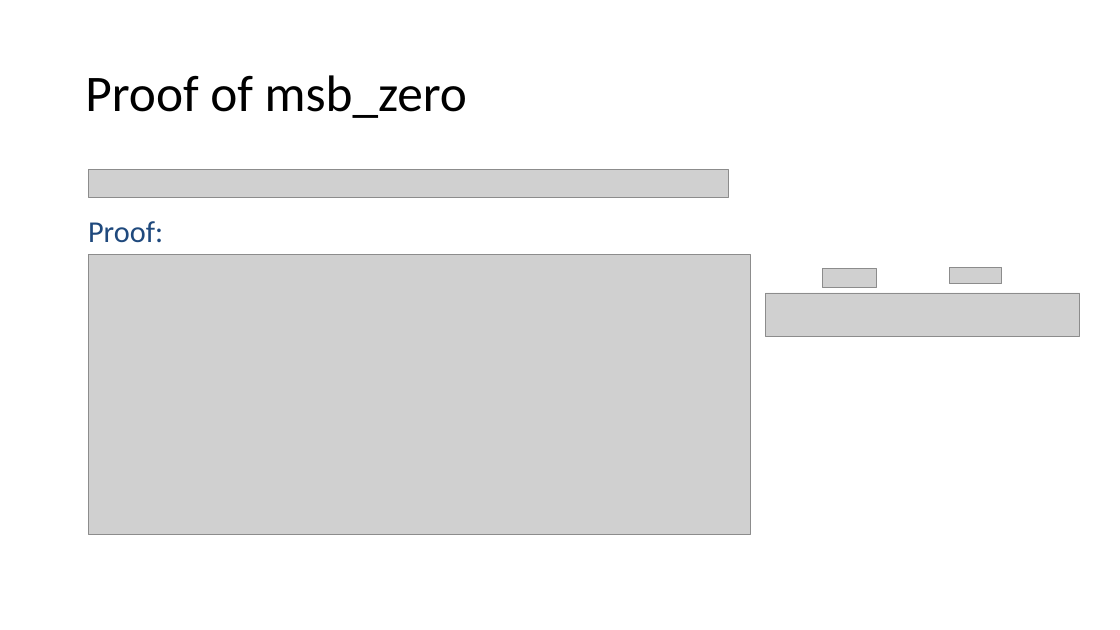
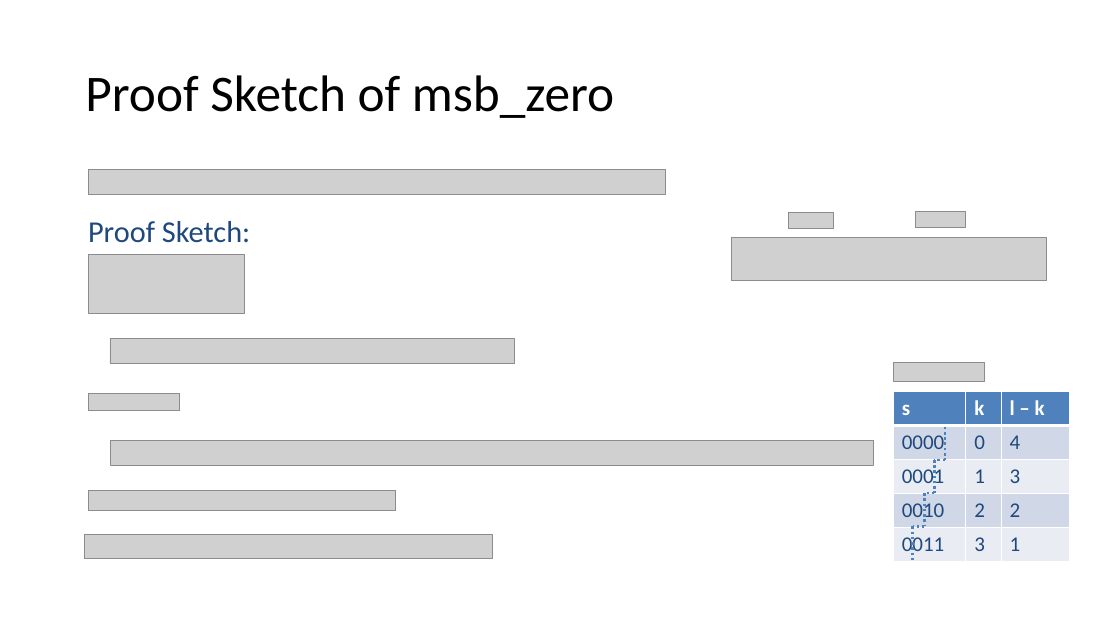
Before and after one commit to arjunvish/pxtp2019presentation, a slide deck: slide 20 of Presentation.pptx (slide 15 before the commit). Drawn at 1120x630 pixels with LibreOffice and Linux fonts; fonts in the diff are those of the drawing; grey boxes stand for pictures; background and template pictures are left out. Boxes give left, top, right and bottom in pixels: in the first picture for what was removed or moved away, otherwise in the second. Text is boxed around its words. In the diff, an @@ line names an element or a change of style, - is before the commit and + after.

```diff
--- a/Presentation.pptx
+++ b/Presentation.pptx
@@ title at [85, 75, 614, 118]: text changed @@
-Proof of msb_zero
+Proof Sketch of msb_zero
@@ picture: place and size @@
-picture at [88, 170, 728, 197]
+picture at [88, 170, 665, 195]
@@ text at [88, 221, 250, 243]: text changed @@
-Proof:
+Proof Sketch:
@@ picture: place and size @@
-picture at [766, 293, 1081, 336]
+picture at [732, 238, 1046, 281]
@@ picture added at [789, 213, 833, 229] @@
@@ picture added at [916, 212, 965, 228] @@
@@ picture removed at [88, 255, 749, 535] @@
@@ picture added at [88, 255, 245, 314] @@
@@ picture removed at [823, 268, 876, 287] @@
@@ picture removed at [949, 267, 1002, 284] @@
@@ picture added at [110, 338, 515, 363] @@
@@ picture added at [894, 363, 986, 382] @@
@@ picture added at [88, 393, 180, 410] @@
@@ table added at [894, 392, 1070, 562], 5 rows, 3 columns @@
+s | k | l – k
+0000 | 0 | 4
+0001 | 1 | 3
+0010 | 2 | 2
+0011 | 3 | 1
@@ picture added at [110, 440, 874, 465] @@
@@ line added from (945, 427) to (945, 460), #4F81BD 2.25 pt dashed @@
@@ line added from (934, 460) to (934, 493), #4F81BD 2.25 pt dashed @@
@@ line added from (945, 460) to (934, 460), #4F81BD 2.25 pt dashed @@
@@ picture added at [88, 491, 395, 511] @@
@@ line added from (925, 493) to (925, 527), #4F81BD 2.25 pt dashed @@
@@ line added from (934, 493) to (925, 493), #4F81BD 2.25 pt dashed @@
@@ picture added at [84, 535, 492, 560] @@
@@ line added from (913, 527) to (913, 560), #4F81BD 2.25 pt dashed @@
@@ line added from (925, 527) to (913, 527), #4F81BD 2.25 pt dashed @@
```
Also in this commit, not shown: 15 other slides changed, 3 slides added, 1 other file.
